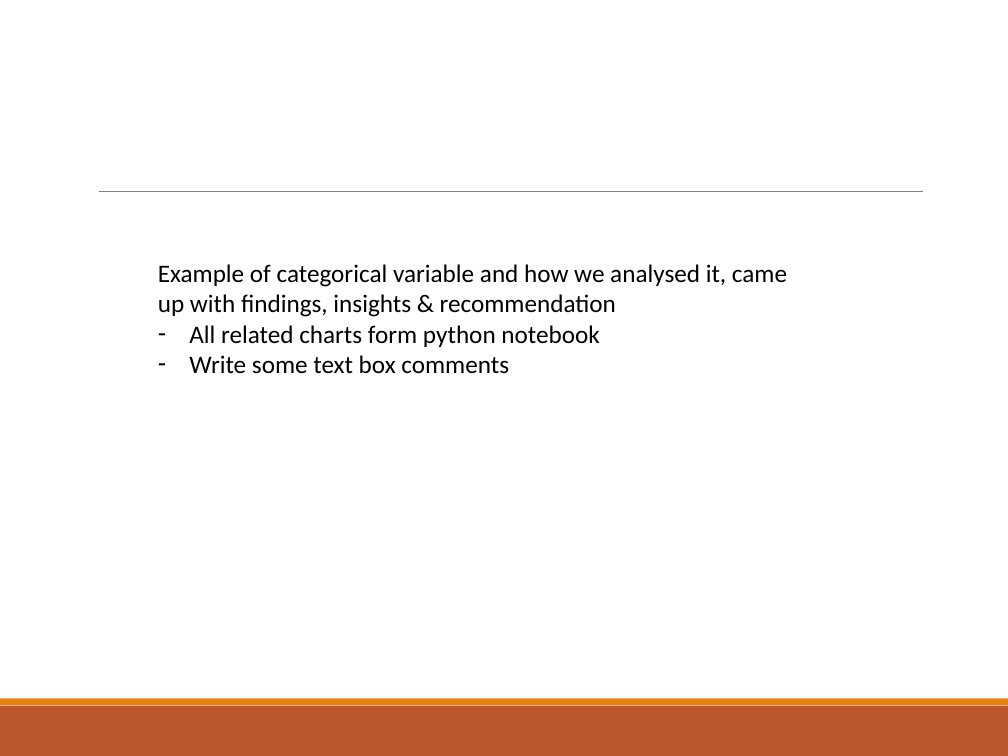
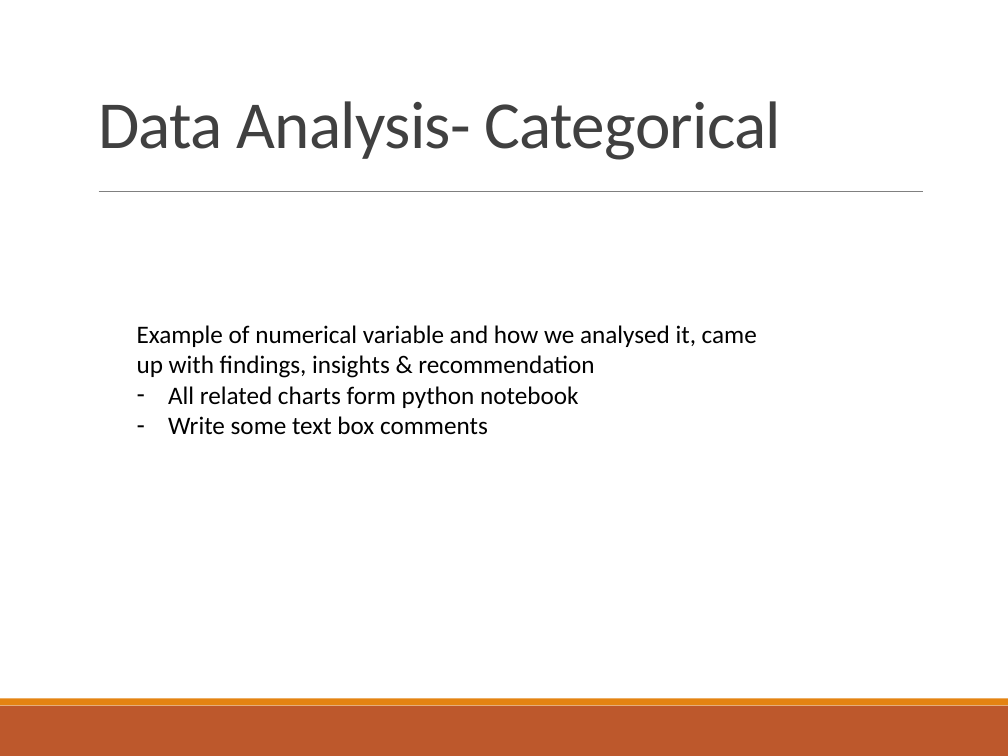
Before and after one commit to udaykadavi/LendingClubCaseStudy, a slide deck: slide 7 of Lending Club Case Study.pptx (slide 4 before the commit). Drawn at 1008x756 pixels with LibreOffice and Linux fonts; fonts in the diff are those of the drawing. Boxes give left, top, right and bottom in pixels: in the first picture for what was removed or moved away, otherwise in the second. Text is boxed around its words. In the diff, an @@ line names an element or a change of style, - is before the commit and + after.

```diff
--- a/Lending Club Case Study.pptx
+++ b/Lending Club Case Study.pptx
@@ title added at (98,101,781,160), 48 pt, text #404040 @@
+Data Analysis- Categorical
@@ text "Example of numerical variable and ...": place and size @@
-text "Example of numerical variable and ..." at (158,264,787,374)
+text "Example of numerical variable and ..." at (137,325,757,435)
@@ text at (137,325,757,378): text changed @@
-Example of categorical variable and how we analysed it, came up with findings, insights & recommendation
+Example of numerical variable and how we analysed it, came up with findings, insights & recommendation
```
Also in this commit, not shown: 3 other slides changed, 3 slides added, 1 slide removed, 2 other files.
